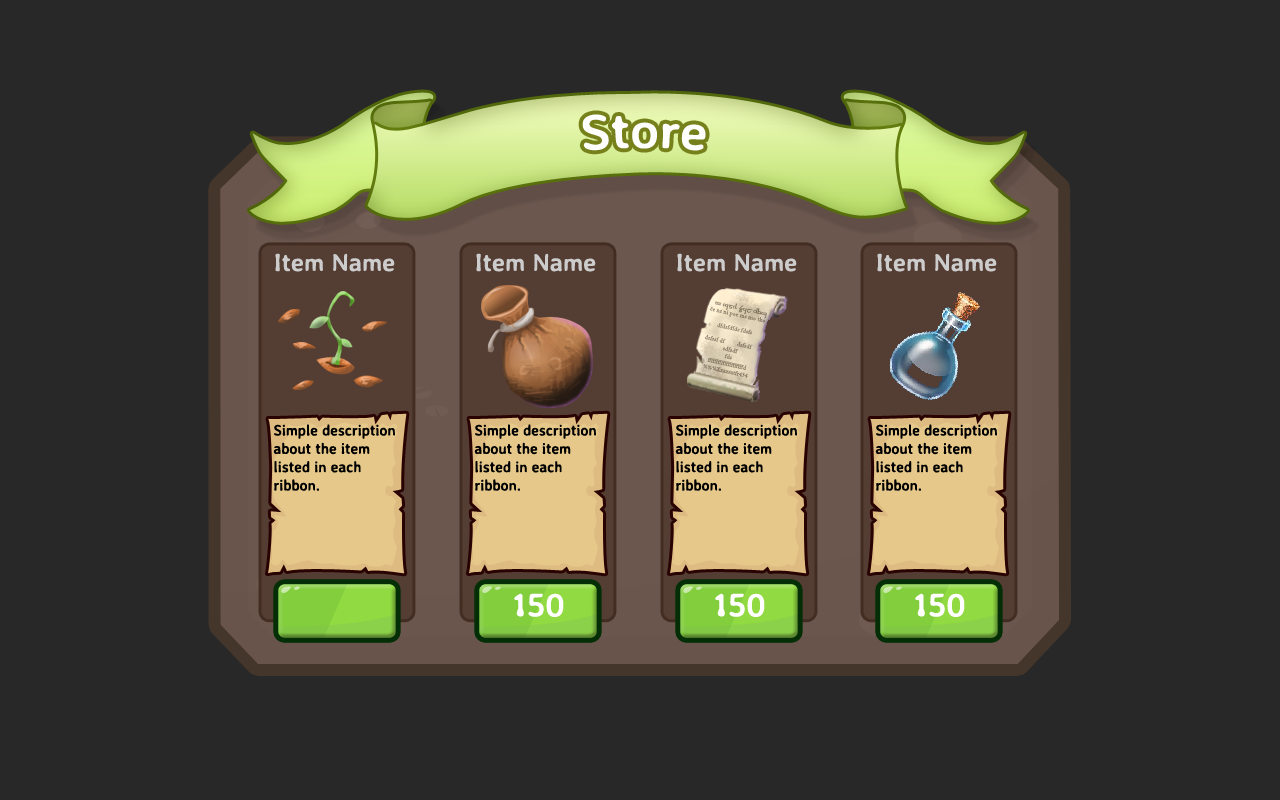
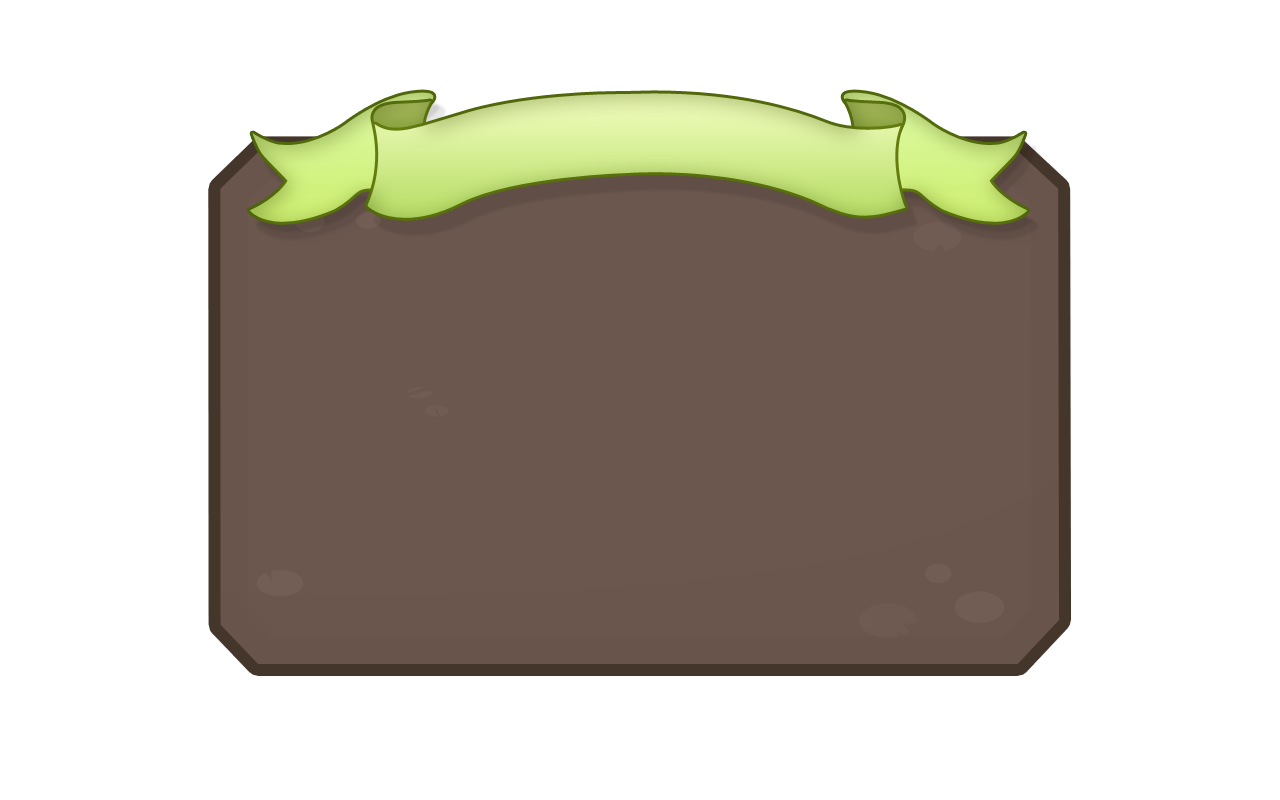
Layered file, before and after one edit (1280 × 800). Changes by layer:
hid group "ItemContainer" (66 layers) over [216, 242, 1048, 671]
hid "Shape 30 copy" over [274, 573, 298, 597]
hid "Shape 30" over [271, 569, 302, 600]
hid "Store" over [582, 114, 706, 151]
hid "Layer 11" over [208, 89, 1072, 677]
showed group "Project" (39 layers) over [125, 67, 1243, 761]
hid "Background" over [0, 0, 1280, 800]
